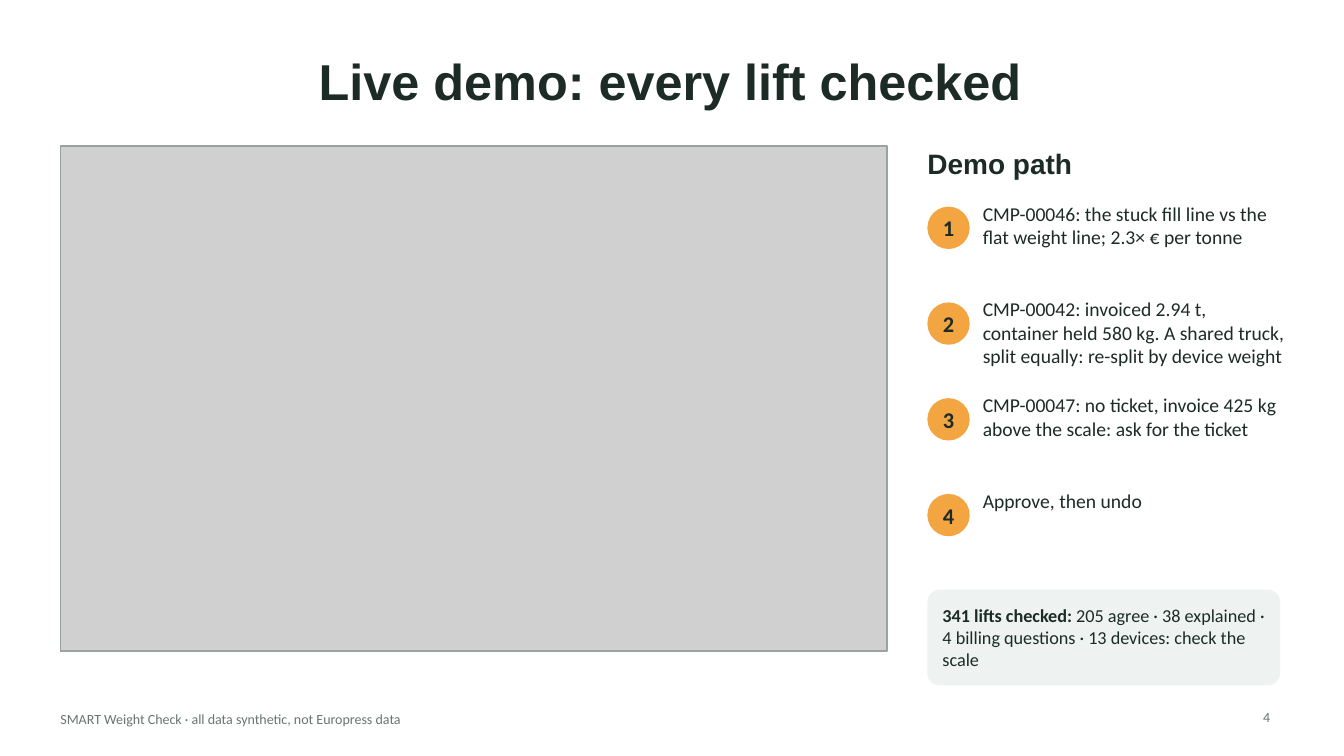
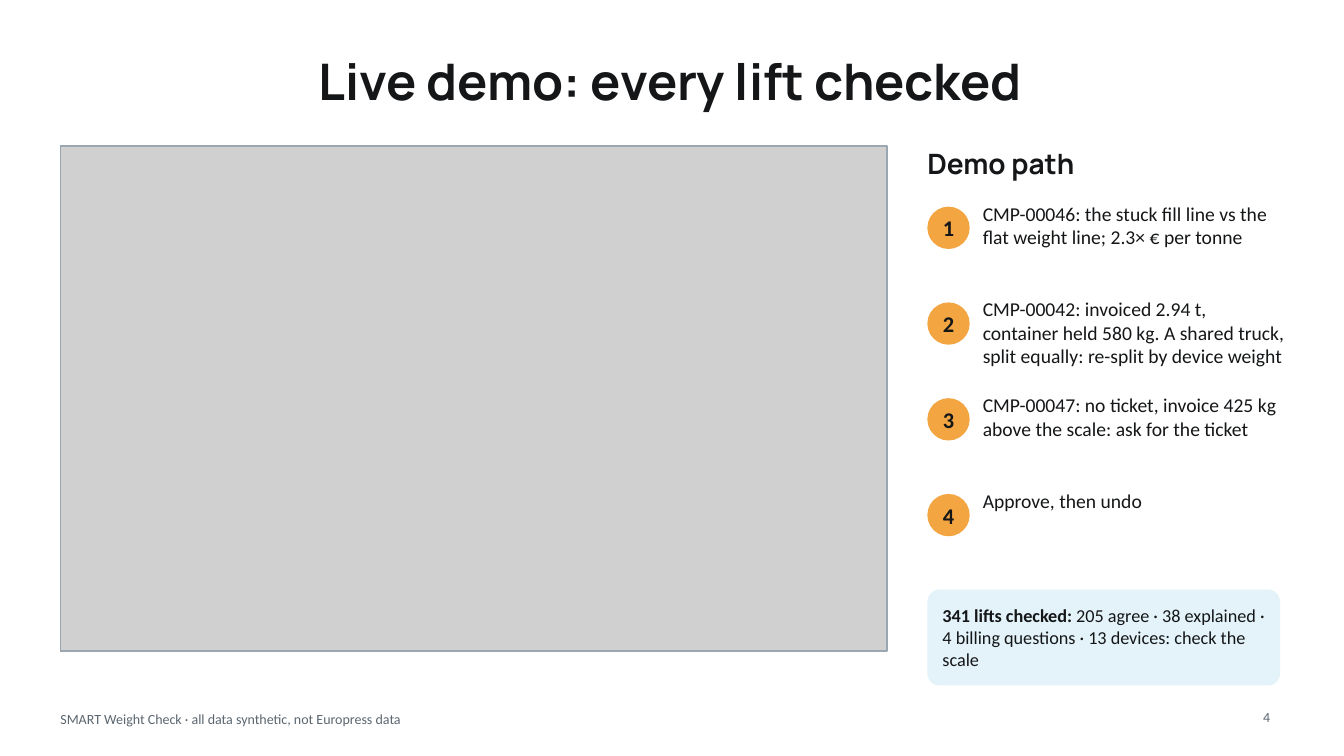
Before and after one commit to raceer22/SMART-Weight-Check, a slide deck: slide 4 of submission/pitch_deck.pptx. Drawn at 1344x756 pixels with LibreOffice and Linux fonts; fonts in the diff are those of the drawing; grey boxes stand for pictures. Boxes give left, top, right and bottom in pixels: in the first picture for what was removed or moved away, otherwise in the second. Text is boxed around its words. In the diff, an @@ line names an element or a change of style, - is before the commit and + after.

```diff
--- a/submission/pitch_deck.pptx
+++ b/submission/pitch_deck.pptx
@@ title "Live demo: every lift checked" at <box>319,63,1022,112</box>: font Arial to Manrope, text colour #1D2B27 to #141618 @@
@@ rectangle at <box>60,146,887,651</box>: outline #9AA39F 1 pt to #9AA7B0 1 pt @@
@@ text "Demo path" at <box>927,154,1074,181</box>: font Arial to Manrope, text colour #1D2B27 to #141618 @@
@@ rounded rectangle at <box>928,590,1280,686</box>: fill #EEF3F1 to #E4F3F9 @@
@@ text colour #1D2B27 to #141618 in 9 elements at <box>943,221,954,236</box>, <box>983,207,1267,248</box>, <box>943,317,954,332</box>, <box>983,302,1284,367</box>, <box>943,413,954,428</box>, <box>983,398,1276,436</box>, <box>943,509,954,524</box>, <box>983,494,1142,511</box>, <box>942,609,1256,666</box> @@
@@ text "SMART Weight Check · all ..." at <box>60,714,401,727</box>: text colour #6B7570 to #5B6670 @@
```
Also in this commit, not shown: 11 other slides changed, 11 other files.
